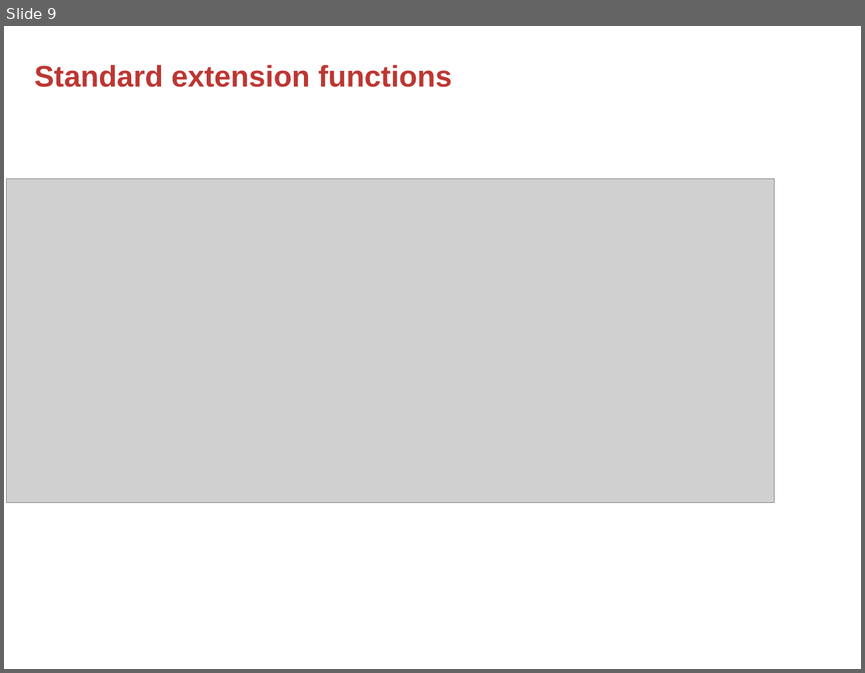
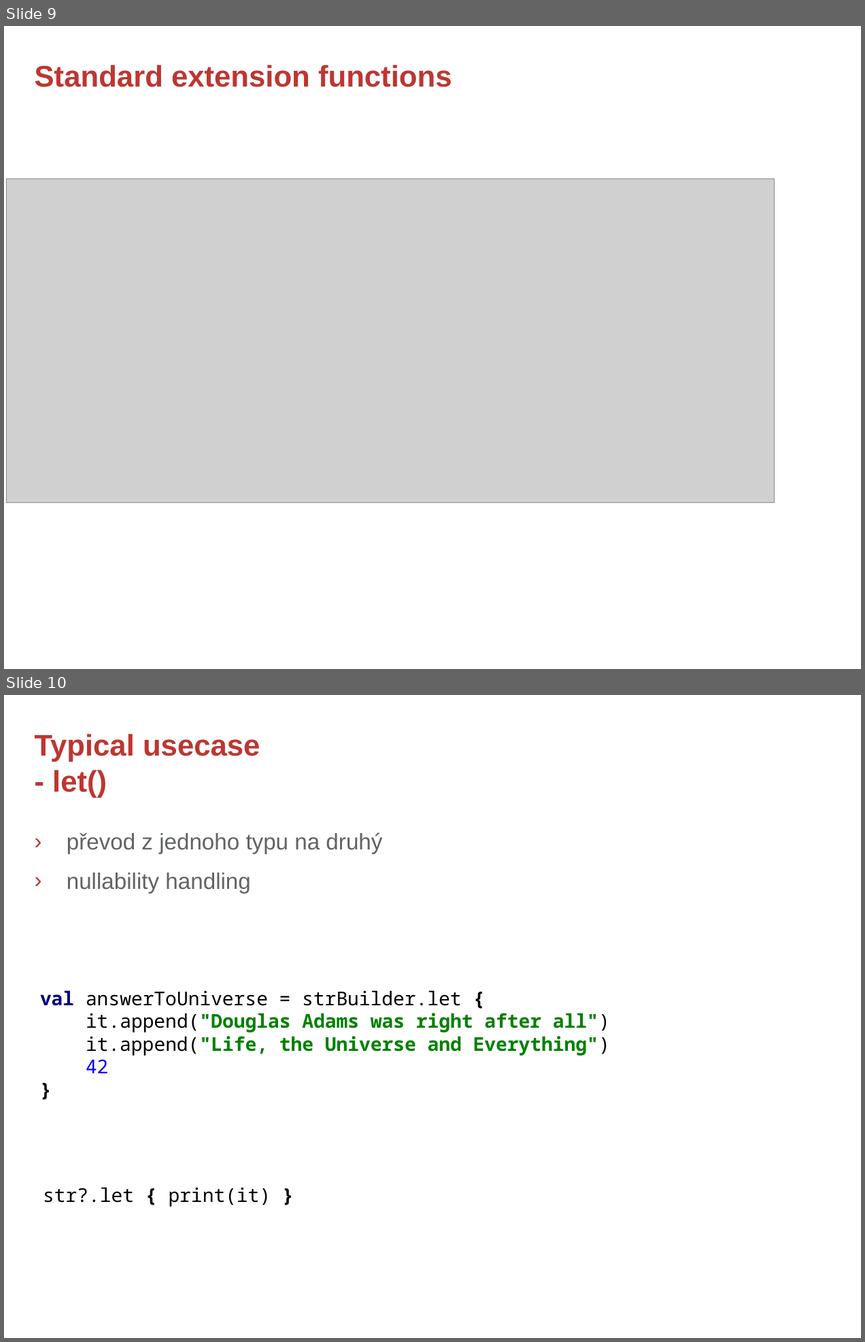
Before and after one commit to rokusjar/KotlinSkoleni, a slide deck: slides/Kotlin - 4. Standard Extension Functions.pptx. Shown one above the other, each under a label of ours: slide 9 before the commit, slides 9 and 10 after it. The pictures are 865x673 and 865x1342 pixels, drawn with LibreOffice and Linux fonts; fonts in the diff are those of the drawing; grey boxes stand for pictures; background and template pictures are left out. Boxes give left, top, right and bottom in pixels: in the first picture for what was removed or moved away, otherwise in the second. Text is boxed around its words. In the diff, an @@ line names an element or a change of style, - is before the commit and + after.

Commit message:
kotlin advanced - extension function typical usecase slides added

```diff
--- a/slides/Kotlin - 4. Standard Extension Functions.pptx
+++ b/slides/Kotlin - 4. Standard Extension Functions.pptx
@@ slide 10 added at bbox=[4, 695, 861, 1338], background #FFFFFF @@
@@ title added at bbox=[35, 734, 260, 797], 25 pt, text #BD3632, bold @@
+Typical usecase
+- let()
@@ text added at bbox=[67, 832, 382, 893], 19 pt, text #616365 @@
+› převod z jednoho typu na druhý
+› nullability handling
@@ text added at bbox=[40, 990, 610, 1073], 16 pt, text #008000, bold @@
+val answerToUniverse = strBuilder.let {
+it.append("Douglas Adams was right after all")
+it.append("Life, the Universe and Everything")
+42
+}
@@ text added at bbox=[43, 1187, 271, 1206], 16 pt, text #000000 @@
+str?.let { print(it) }
@@ page number added at bbox=[795, 1293, 844, 1310], 12 pt, text #FFFFFF, bold @@
+10
```
Also in this commit, not shown: 4 other slides added.
